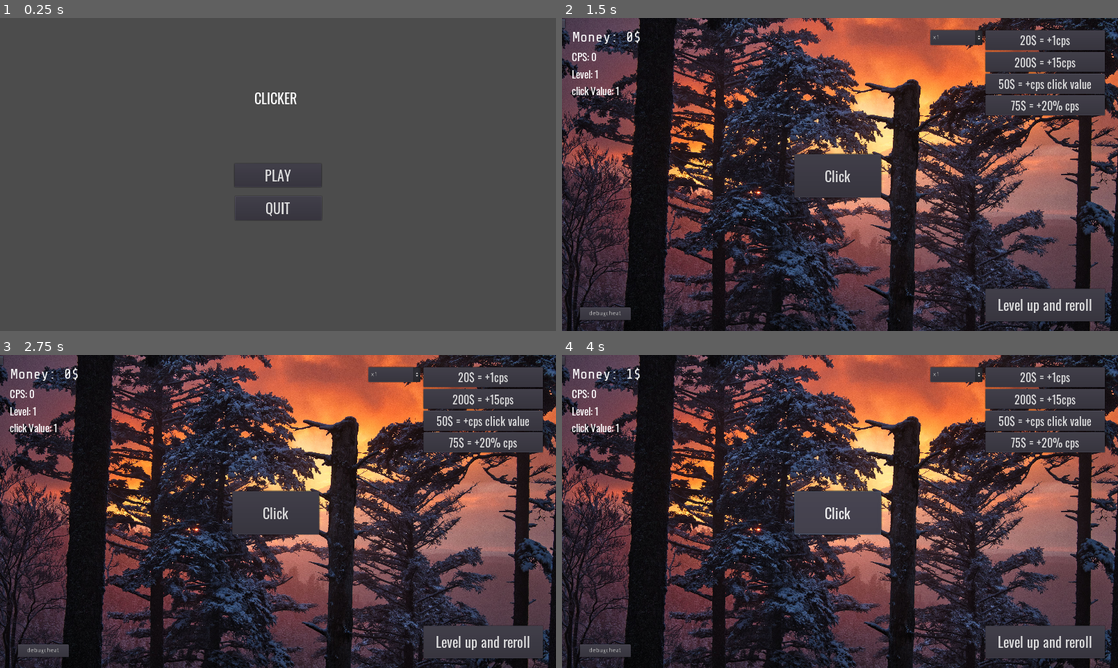
Above: before the commit, frames 1-4 (two rows, left to right).
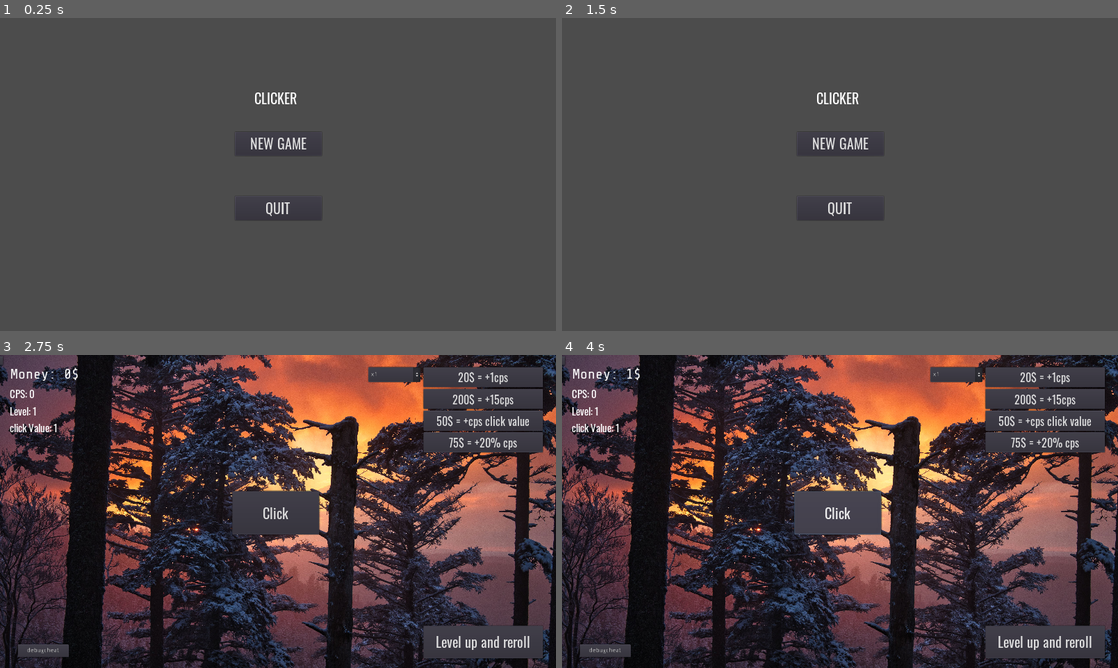
Above: after the commit, the same moments.

Repository: Seliaste/BadClickerProject
Game: Godot game, scene res://mainMenu/mainMenu.tscn
The game is run twice, just before and just after one commit, with the same random seed, the same clock (stepped at 60 frames per second) and the same inputs.
Inputs (mouse positions are in pixels of both pictures, inside the frame that each line leads up to):
- Up to frame 1 (0.25 s): no input
- Up to frame 2 (1.5 s): click (840, 174) at 0.5 s, where only the run before the commit has a clickable "PLAY"; click (562, 24) at 1.27 s
- Up to frame 3 (2.75 s): click (278, 480) at 2 s, where only the run after the commit has a clickable "NEW GAME"
- Up to frame 4 (4 s): click (562, 361) at 2.75 s; click "Click" at 3.5 s

The runs differ from the first frame. In frame 1, 0.3% of the frame differs, in the area x 42-58%, y 38-54%; in frame 2, 83%, in the area x 0-100%, y 0-100%; in frame 3, less than 0.1%; in frame 4, nothing differs.

Commit message:
Tried fixing the save system, it's on the way!

Diff:
--- a/gameScene.gd
+++ b/gameScene.gd
@@ -24,15 +24,17 @@
 	# the object it represents.
 	save_game.open("user://savegame.save", File.READ)
 	while not save_game.eof_reached():
-		var current_line = parse_json(save_game.get_line())
+		var current_line = JSON.parse(save_game.get_line()).result
 		var player = get_node("Player")
-		print(player)
-		for i in current_line.keys():
-			print(i)
-			if i == "filename" or i == "parent":
-				continue
-			player.set(i, current_line[i])
-	save_game.close() # Replace with function body.
+		if current_line != null:
+			for i in current_line.keys():
+				if i == "filename" or i == "parent":
+					continue
+				print(i, current_line[i])
+				player.set(i, current_line[i])
+	save_game.close()
+
+
 
 
 # Called every frame. 'delta' is the elapsed time since the previous frame.
--- a/mainMenu/mainMenu.tscn
+++ b/mainMenu/mainMenu.tscn
@@ -5,6 +5,7 @@
 [ext_resource path="res://music/wormhole.ogg" type="AudioStream" id=3]
 
 [node name="Node2D" type="Node2D"]
+script = ExtResource( 1 )
 
 [node name="Camera2D" type="Camera2D" parent="."]
 current = true
@@ -39,12 +40,28 @@
 anchor_top = 0.5
 anchor_right = 0.5
 anchor_bottom = 0.5
-margin_left = -100.0
+margin_left = -97.7551
 margin_top = -25.0
-margin_right = 100.0
-margin_bottom = 25.0
+margin_right = 102.245
+margin_bottom = 30.0
 custom_fonts/font = ExtResource( 2 )
-text = "PLAY"
+text = "CONTINUE"
+script = ExtResource( 1 )
+__meta__ = {
+"_edit_use_anchors_": false
+}
+
+[node name="Button3" type="Button" parent="menuAnchor"]
+anchor_left = 0.5
+anchor_top = 0.5
+anchor_right = 0.5
+anchor_bottom = 0.5
+margin_left = -98.8776
+margin_top = -97.96
+margin_right = 101.122
+margin_bottom = -42.96
+custom_fonts/font = ExtResource( 2 )
+text = "NEW GAME"
 script = ExtResource( 1 )
 __meta__ = {
 "_edit_use_anchors_": false
@@ -72,4 +89,6 @@
 volume_db = -80.0
 autoplay = true
 [connection signal="button_down" from="menuAnchor/Button" to="menuAnchor/Button" method="_on_Button_button_down"]
+[connection signal="ready" from="menuAnchor/Button" to="menuAnchor/Button" method="_on_Button_ready"]
+[connection signal="button_down" from="menuAnchor/Button3" to="menuAnchor/Button" method="_on_Button3_button_down"]
 [connection signal="button_down" from="menuAnchor/Button2" to="menuAnchor/Button2" method="_on_Button2_button_down"]
--- a/mainMenu/mainMenuScript.gd
+++ b/mainMenu/mainMenuScript.gd
@@ -8,7 +8,7 @@
 
 # Called when the node enters the scene tree for the first time.
 func _ready():
-	pass # Replace with function body.
+	pass
 
 
 # Called every frame. 'delta' is the elapsed time since the previous frame.
@@ -17,8 +17,22 @@
 
 
 func _on_Button_button_down():
-	var newScene=get_tree().change_scene("res://gameScene.tscn")
+	var _newScene=get_tree().change_scene("res://gameScene.tscn")
 
 
 func _on_Button2_button_down():
 	get_tree().quit()
+
+
+
+func _on_Button3_button_down():
+	var dir = Directory.new()
+	dir.remove("user://savegame.save")
+	var _newScene=get_tree().change_scene("res://gameScene.tscn")
+
+
+func _on_Button_ready():
+	print(get_tree().get_root())
+	if not File.new().file_exists("user://savegame.save"):
+		var buttonToHide = get_tree().get_root().get_node("Node2D/menuAnchor/Button")
+		buttonToHide.set_visible(false)
